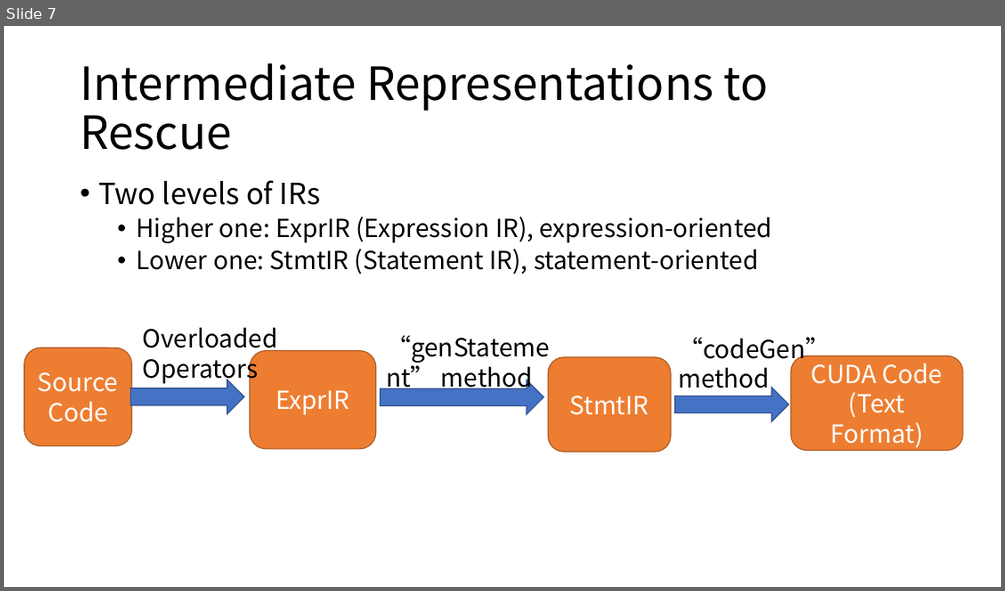
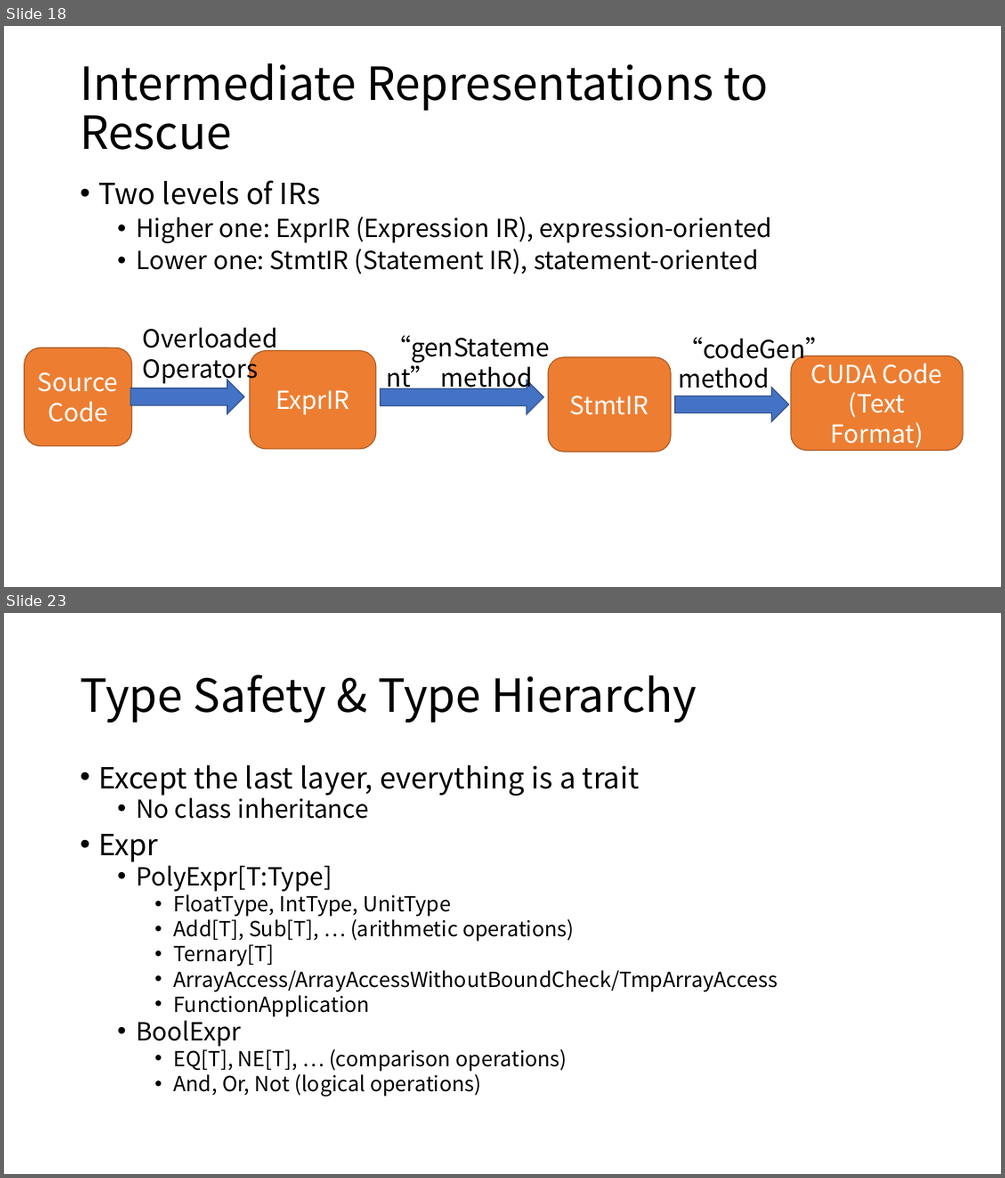
Before and after one commit to ZhenbangYou/A-Functional-Language-for-Parallel-Computing, a slide deck: A Functional Language for Parallel Computing.pptx. Shown one above the other, each under a label of ours: slide 7 before the commit, slides 18 and 23 after it; the slides between them are not shown. The pictures are 1005x591 and 1005x1178 pixels, drawn with LibreOffice and Linux fonts; fonts in the diff are those of the drawing. Boxes give left, top, right and bottom in pixels: in the first picture for what was removed or moved away, otherwise in the second. Text is boxed around its words. In the diff, an @@ line names an element or a change of style, - is before the commit and + after.

```diff
--- a/A Functional Language for Parallel Computing.pptx
+++ b/A Functional Language for Parallel Computing.pptx
@@ slide 23 added at bbox=[4, 613, 1001, 1174], background #FFFFFF @@
@@ title added at bbox=[80, 674, 697, 722], 44 pt, text #000000 @@
+Type Safety & Type Hierarchy
@@ text added at bbox=[98, 765, 777, 1096], 20 pt, text #000000 @@
+• Except the last layer, everything is a trait
+  • No class inheritance
+• Expr
+  • PolyExpr[T:Type]
+    • FloatType, IntType, UnitType
+    • Add[T], Sub[T], … (arithmetic operations)
+    • Ternary[T]
+    • ArrayAccess/ArrayAccessWithoutBoundCheck/TmpArrayAccess
+    • FunctionApplication
+  • BoolExpr
+    • EQ[T], NE[T], … (comparison operations)
+    • And, Or, Not (logical operations)
@@ what was slide 7 is now slide 18 @@
```
Also in this commit, not shown: 6 slides changed, 22 other slides added, 1 slide removed.
